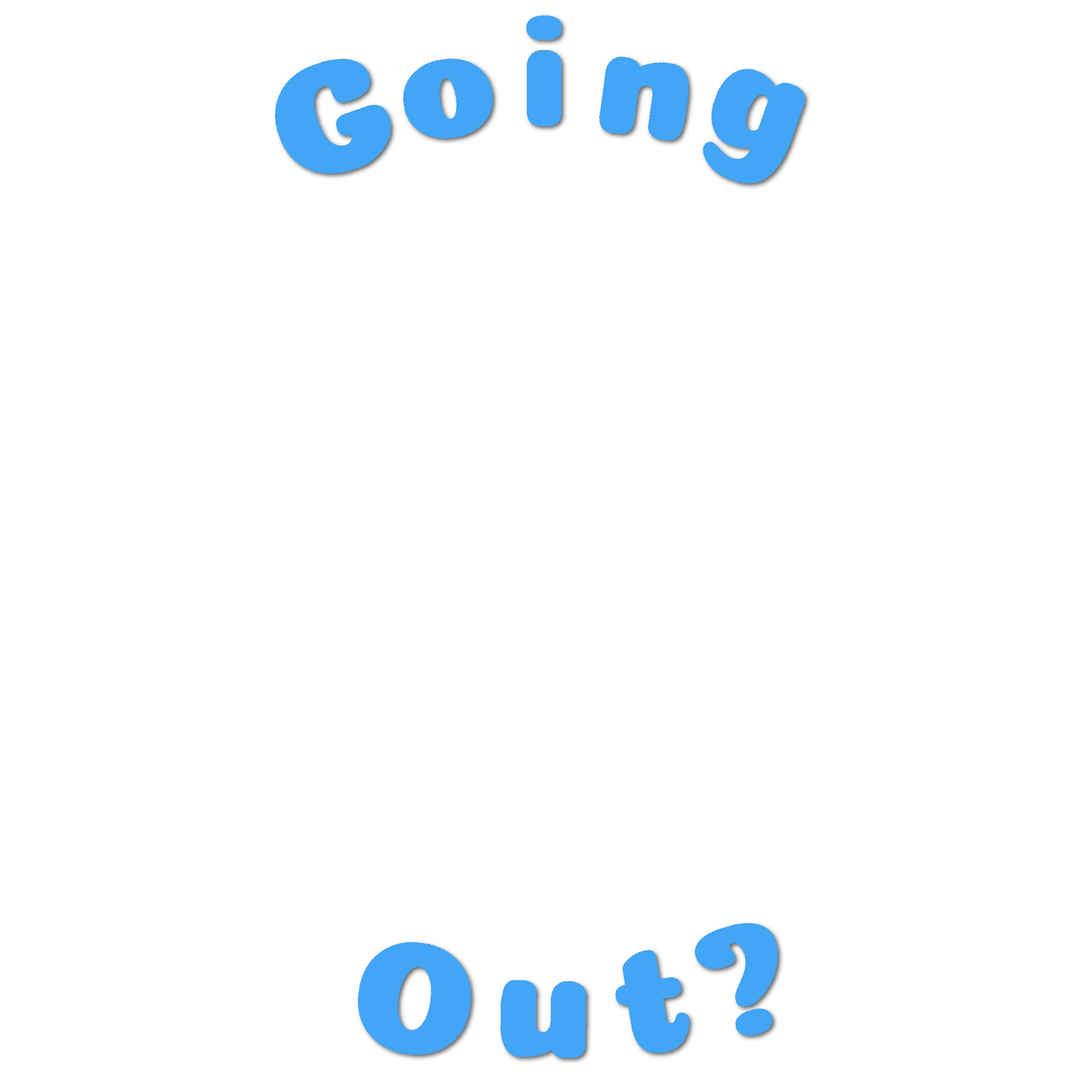
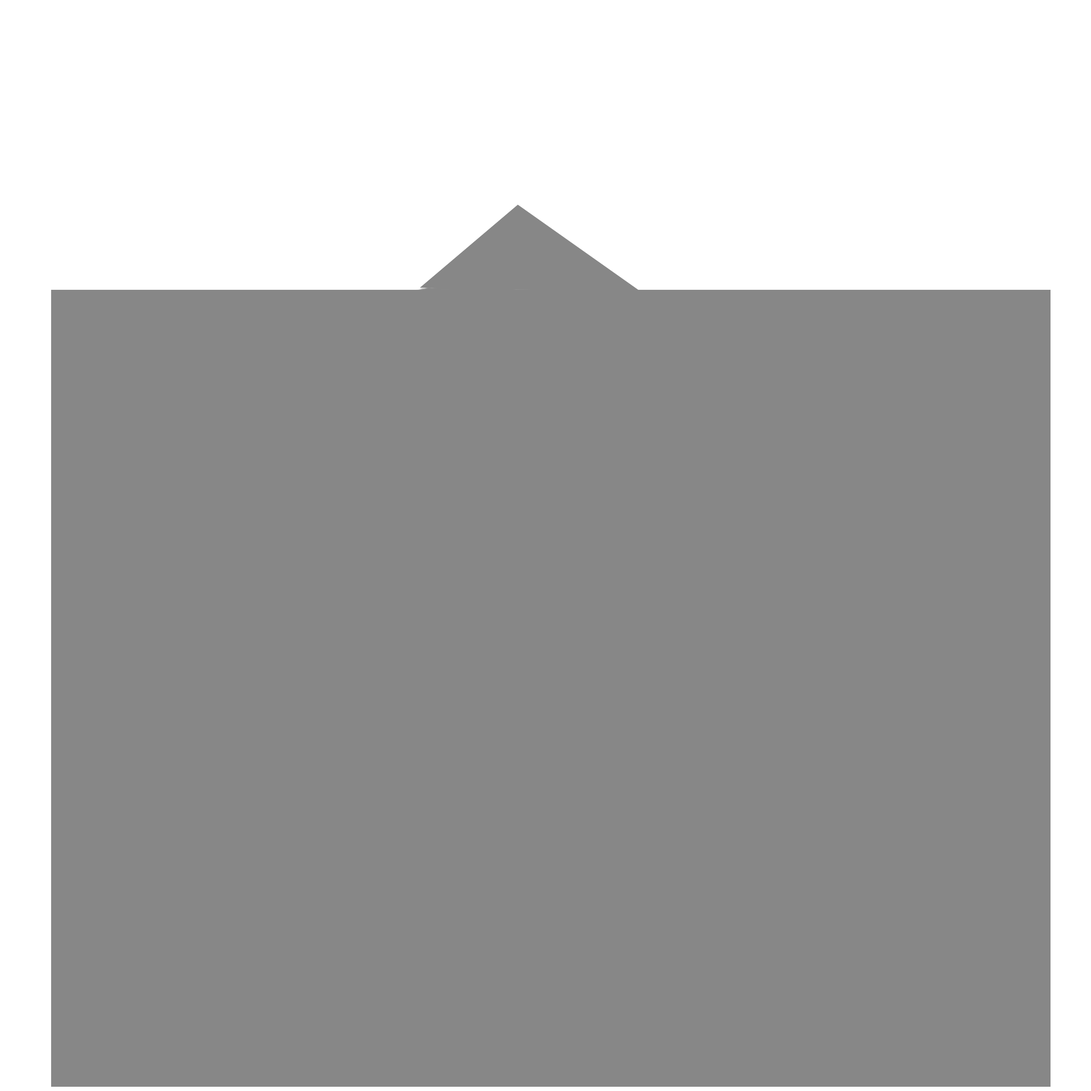
Comparing the layer stacks of the two (1091, 1091) images. Changes:
hid "Layer" over [275, 15, 806, 1059]
renamed "Drop Shadow #1" to "Layer #3", opacity 60% → 47%, moved it above "Layer #2", painted on it over [51, 13, 1051, 1088]
